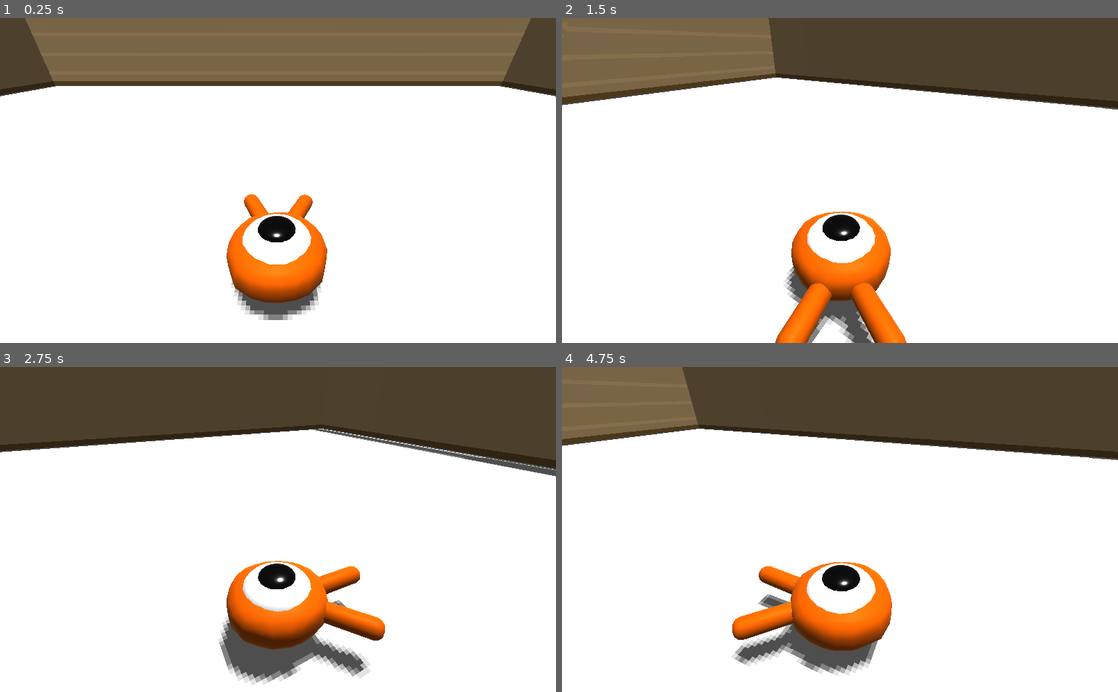
Above: before the commit, frames 1-4 (two rows, left to right).
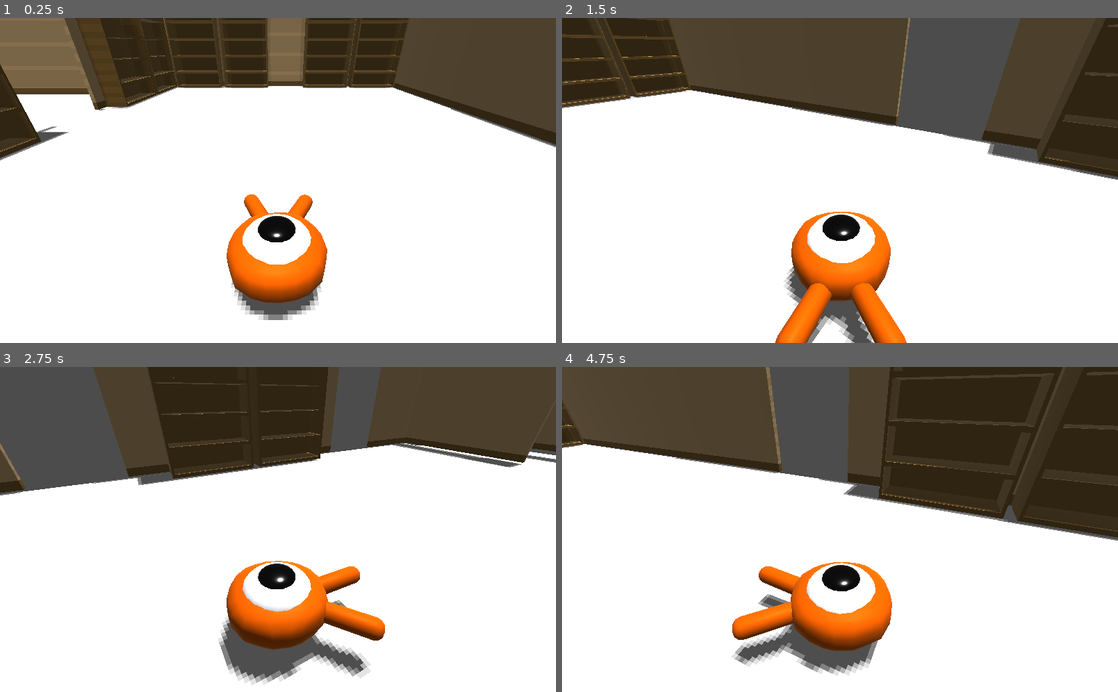
Above: after the commit, the same moments.

Repository: selinanatschke/3dprog
Game: Godot game, scene res://Main.tscn
The game is run twice, just before and just after one commit, with the same random seed, the same clock (stepped at 60 frames per second) and the same inputs.
Inputs:
- Up to frame 1 (0.25 s): no input
- Up to frame 2 (1.5 s): tap Enter at 0.5 s; hold Right (move_right) 0.53-1.28 s; hold Down (move_back) from 1.28 s (still down)
- Up to frame 3 (2.75 s): release Down (move_back) at 2.03 s; hold Right (move_right) from 2.03 s (still down)
- Up to frame 4 (4.75 s): release Right (move_right) at 2.78 s; hold Up (move_forward) 2.78-3.53 s; hold Left (move_left) from 3.53 s (still down)

The runs differ from the first frame. In frame 1, 21% of the frame differs, in the area x 0-100%, y 0-44%; in frame 2, 24%; in frame 3, 20%; in frame 4, 30%, in the area x 0-100%, y 0-89%.

Commit message:
add main room, spawn room and room1

Diff:
--- a/game/Main.tscn
+++ b/game/Main.tscn
@@ -1,25 +1,28 @@
-[gd_scene load_steps=6 format=2]
+[gd_scene load_steps=10 format=2]
 
 [ext_resource path="res://Player.tscn" type="PackedScene" id=1]
 [ext_resource path="res://blender/basicWall.tscn" type="PackedScene" id=2]
 [ext_resource path="res://blender/bookshelf.tscn" type="PackedScene" id=3]
 
 [sub_resource type="BoxShape" id=1]
-extents = Vector3( 30, 1, 30 )
+extents = Vector3( 15, 1, 30 )
 
 [sub_resource type="CubeMesh" id=2]
-size = Vector3( 60, 2, 60 )
+size = Vector3( 30, 2, 60 )
+
+[sub_resource type="CubeMesh" id=3]
+size = Vector3( 30, 1, 10 )
+
+[sub_resource type="BoxShape" id=4]
+extents = Vector3( 15, 1, 5 )
+
+[sub_resource type="BoxShape" id=5]
+extents = Vector3( 10, 1, 10 )
+
+[sub_resource type="CubeMesh" id=6]
+size = Vector3( 20, 2, 20 )
 
 [node name="Main" type="Node"]
-
-[node name="Ground" type="StaticBody" parent="."]
-transform = Transform( 1, 0, 0, 0, 1, 0, 0, 0, 1, 0, -1, 0 )
-
-[node name="CollisionShape" type="CollisionShape" parent="Ground"]
-shape = SubResource( 1 )
-
-[node name="MeshInstance" type="MeshInstance" parent="Ground"]
-mesh = SubResource( 2 )
 
 [node name="DirectionalLight" type="DirectionalLight" parent="."]
 transform = Transform( 1, 0, 0, 0, 0.216337, 0.976319, 0, -0.976319, 0.216337, 0, 16, 0 )
@@ -32,41 +35,135 @@
 [node name="Camera" type="Camera" parent="CameraPivot"]
 transform = Transform( 1, 0, 0, 0, 0.707107, 0.707107, 0, -0.707107, 0.707107, 0, 19, 19 )
 projection = 1
-size = 19.0
+size = 60.0
 
-[node name="Wall" type="Spatial" parent="."]
+[node name="MainRoom" type="Spatial" parent="."]
 
-[node name="basicWall" parent="Wall" instance=ExtResource( 2 )]
-transform = Transform( 1, 0, 0, 0, 1, 0, 0, 0, 11, -30, 0, 0 )
+[node name="Ground" type="StaticBody" parent="MainRoom"]
+transform = Transform( 1, 0, 0, 0, 1, 0, 0, 0, 1, 0, -1, 0 )
 
-[node name="basicWall2" parent="Wall" instance=ExtResource( 2 )]
-transform = Transform( -4.37114e-08, 0, -11, 0, 1, 0, 1, 0, -4.80825e-07, 0, 0, -30 )
+[node name="CollisionShape" type="CollisionShape" parent="MainRoom/Ground"]
+shape = SubResource( 1 )
 
-[node name="basicWall3" parent="Wall" instance=ExtResource( 2 )]
-transform = Transform( -1, 0, 9.61651e-07, 0, 1, 0, -8.74228e-08, 0, -11, 30, 0, 0 )
+[node name="MeshInstance" type="MeshInstance" parent="MainRoom/Ground"]
+mesh = SubResource( 2 )
 
-[node name="basicWall4" parent="Wall" instance=ExtResource( 2 )]
-transform = Transform( 1.31134e-07, 0, 11, 0, 1, 0, -1, 0, 1.44248e-06, 0, 0, 30 )
+[node name="Wall" type="Spatial" parent="MainRoom"]
 
-[node name="Bookshelf" type="Spatial" parent="."]
+[node name="basicWall" parent="MainRoom/Wall" instance=ExtResource( 2 )]
+transform = Transform( 1, 0, 0, 0, 1, 0, 0, 0, 2.5, -15, 0, -23 )
 
-[node name="bookshelf" parent="Bookshelf" instance=ExtResource( 3 )]
+[node name="basicWall2" parent="MainRoom/Wall" instance=ExtResource( 2 )]
+transform = Transform( -4.37114e-08, 0, -5.5, 0, 1, 0, 1, 0, -2.40413e-07, 0, 0, -30 )
+
+[node name="basicWall3" parent="MainRoom/Wall" instance=ExtResource( 2 )]
+transform = Transform( -1, 0, 7.54979e-07, 0, 1, 0, -1.50996e-07, 0, -5, 15, 0, -16 )
+
+[node name="basicWall4" parent="MainRoom/Wall" instance=ExtResource( 2 )]
+transform = Transform( 7.54979e-08, 0, 2, 0, 1, 0, -1, 0, 1.50996e-07, 10, 0, 30 )
+
+[node name="basicWall5" parent="MainRoom/Wall" instance=ExtResource( 2 )]
+transform = Transform( 1, 0, 0, 0, 1, 0, 0, 0, 2.5, -15, 0, -3 )
+
+[node name="basicWall6" parent="MainRoom/Wall" instance=ExtResource( 2 )]
+transform = Transform( 1, 0, 0, 0, 1, 0, 0, 0, 3.5, -15, 0, 20 )
+
+[node name="basicWall7" parent="MainRoom/Wall" instance=ExtResource( 2 )]
+transform = Transform( -1, 0, 4.52987e-07, 0, 1, 0, -1.50996e-07, 0, -3, 15, 0, 11 )
+
+[node name="basicWall8" parent="MainRoom/Wall" instance=ExtResource( 2 )]
+transform = Transform( -1, 0, 1.50996e-07, 0, 1, 0, -1.50996e-07, 0, -1, 15, 0, 27 )
+
+[node name="basicWall9" parent="MainRoom/Wall" instance=ExtResource( 2 )]
+transform = Transform( 7.54979e-08, 0, 2, 0, 1, 0, -1, 0, 1.50996e-07, -10, 0, 30 )
+
+[node name="Bookshelf" type="Spatial" parent="MainRoom"]
+transform = Transform( 1, 0, 0, 0, 1, 0, 0, 0, 1, 15, 0, 0 )
+
+[node name="bookshelf" parent="MainRoom/Bookshelf" instance=ExtResource( 3 )]
+transform = Transform( 1, 0, 0, 0, 1, 0, 0, 0, 1, -29, 0, -26 )
+
+[node name="bookshelf2" parent="MainRoom/Bookshelf" instance=ExtResource( 3 )]
+transform = Transform( 1, 0, 0, 0, 1, 0, 0, 0, 1, -29, 0, -20 )
+
+[node name="bookshelf3" parent="MainRoom/Bookshelf" instance=ExtResource( 3 )]
+transform = Transform( 1, 0, 0, 0, 1, 0, 0, 0, 1, -29, 0, -6 )
+
+[node name="bookshelf4" parent="MainRoom/Bookshelf" instance=ExtResource( 3 )]
 transform = Transform( 1, 0, 0, 0, 1, 0, 0, 0, 1, -29, 0, 0 )
 
-[node name="bookshelf2" parent="Bookshelf" instance=ExtResource( 3 )]
-transform = Transform( 1, 0, 0, 0, 1, 0, 0, 0, 1, -29, 0, 6 )
+[node name="bookshelf5" parent="MainRoom/Bookshelf" instance=ExtResource( 3 )]
+transform = Transform( 1, 0, 0, 0, 1, 0, 0, 0, 1, -29, 0, 14 )
 
-[node name="bookshelf3" parent="Bookshelf" instance=ExtResource( 3 )]
-transform = Transform( 1, 0, 0, 0, 1, 0, 0, 0, 1, -29, 0, 12 )
+[node name="bookshelf6" parent="MainRoom/Bookshelf" instance=ExtResource( 3 )]
+transform = Transform( 1, 0, 0, 0, 1, 0, 0, 0, 1, -29, 0, 20 )
 
-[node name="bookshelf4" parent="Bookshelf" instance=ExtResource( 3 )]
-transform = Transform( 1, 0, 0, 0, 1, 0, 0, 0, 1, -29, 0, 18 )
+[node name="bookshelf7" parent="MainRoom/Bookshelf" instance=ExtResource( 3 )]
+transform = Transform( -4.37114e-08, 0, -1, 0, 1, 0, 1, 0, -4.37114e-08, -25, 0, -29 )
 
-[node name="bookshelf5" parent="Bookshelf" instance=ExtResource( 3 )]
-transform = Transform( 1, 0, 0, 0, 1, 0, 0, 0, 1, -29, 0, 24 )
+[node name="bookshelf8" parent="MainRoom/Bookshelf" instance=ExtResource( 3 )]
+transform = Transform( -4.37114e-08, 0, -1, 0, 1, 0, 1, 0, -4.37114e-08, -19, 0, -29 )
 
-[node name="bookshelf6" parent="Bookshelf" instance=ExtResource( 3 )]
-transform = Transform( 1, 0, 0, 0, 1, 0, 0, 0, 1, -29, 0, -6 )
+[node name="bookshelf9" parent="MainRoom/Bookshelf" instance=ExtResource( 3 )]
+transform = Transform( -4.37114e-08, 0, -1, 0, 1, 0, 1, 0, -4.37114e-08, -9, 0, -29 )
 
-[node name="bookshelf7" parent="Bookshelf" instance=ExtResource( 3 )]
-transform = Transform( 1, 0, 0, 0, 1, 0, 0, 0, 1, -29, 0, -12 )
+[node name="bookshelf10" parent="MainRoom/Bookshelf" instance=ExtResource( 3 )]
+transform = Transform( -4.37114e-08, 0, -1, 0, 1, 0, 1, 0, -4.37114e-08, -3, 0, -29 )
+
+[node name="bookshelf11" parent="MainRoom/Bookshelf" instance=ExtResource( 3 )]
+transform = Transform( -1, 0, -8.9407e-08, 0, 1, 0, 8.9407e-08, 0, -1, -1, 0, 8 )
+
+[node name="bookshelf12" parent="MainRoom/Bookshelf" instance=ExtResource( 3 )]
+transform = Transform( -1, 0, -8.9407e-08, 0, 1, 0, 8.9407e-08, 0, -1, -1, 0, 14 )
+
+[node name="SpawnRoom" type="Spatial" parent="."]
+transform = Transform( 1, 0, 0, 0, 1, 0, 0, 0, 1, 0, 0, 60 )
+
+[node name="Ground" type="StaticBody" parent="SpawnRoom"]
+transform = Transform( 1, 0, 0, 0, 1, 0, 0, 0, 1, 0, -1, 0 )
+
+[node name="MeshInstance" type="MeshInstance" parent="SpawnRoom/Ground"]
+transform = Transform( 1, 0, 0, 0, 1, 0, 0, 0, 1, 0, 0, -25 )
+mesh = SubResource( 3 )
+
+[node name="CollisionShape" type="CollisionShape" parent="SpawnRoom/Ground"]
+transform = Transform( 1, 0, 0, 0, 1, 0, 0, 0, 1, 0, 0, -26 )
+shape = SubResource( 4 )
+
+[node name="Wall" type="Spatial" parent="SpawnRoom"]
+
+[node name="basicWall" parent="SpawnRoom/Wall" instance=ExtResource( 2 )]
+transform = Transform( 1, 0, 0, 0, 1, 0, 0, 0, 1.5, -15, 0, -26 )
+
+[node name="basicWall2" parent="SpawnRoom/Wall" instance=ExtResource( 2 )]
+transform = Transform( 1, 0, 0, 0, 1, 0, 0, 0, 1.5, 15, 0, -26 )
+
+[node name="basicWall4" parent="SpawnRoom/Wall" instance=ExtResource( 2 )]
+transform = Transform( 7.54979e-08, 0, 5.5, 0, 1, 0, -1, 0, 4.15238e-07, 0, 0, -22 )
+
+[node name="Bookshelf" type="Spatial" parent="SpawnRoom"]
+transform = Transform( 1, 0, 0, 0, 1, 0, 0, 0, 1, 15, 0, 0 )
+
+[node name="Room1" type="Spatial" parent="."]
+
+[node name="Ground" type="StaticBody" parent="Room1"]
+transform = Transform( 1, 0, 0, 0, 1, 0, 0, 0, 1, 5, -1, 0 )
+
+[node name="CollisionShape" type="CollisionShape" parent="Room1/Ground"]
+transform = Transform( 1, 0, 0, 0, 1, 0, 0, 0, 1, -28, 0, -14 )
+shape = SubResource( 5 )
+
+[node name="MeshInstance" type="MeshInstance" parent="Room1/Ground"]
+transform = Transform( 1, 0, 0, 0, 1, 0, 0, 0, 1, -30, 0, -14 )
+mesh = SubResource( 6 )
+
+[node name="Walls" type="Spatial" parent="Room1"]
+
+[node name="basicWall2" parent="Room1/Walls" instance=ExtResource( 2 )]
+transform = Transform( -4.37114e-08, 0, -3.6, 0, 1, 0, 1, 0, -1.57361e-07, -25, 0, -24 )
+
+[node name="basicWall3" parent="Room1/Walls" instance=ExtResource( 2 )]
+transform = Transform( -4.37114e-08, 0, -3.6, 0, 1, 0, 1, 0, -1.57361e-07, -25, 0, -4 )
+
+[node name="basicWall4" parent="Room1/Walls" instance=ExtResource( 2 )]
+transform = Transform( -1, 0, 3.14722e-07, 0, 1, 0, -8.74228e-08, 0, -3.6, -35, 0, -14 )
